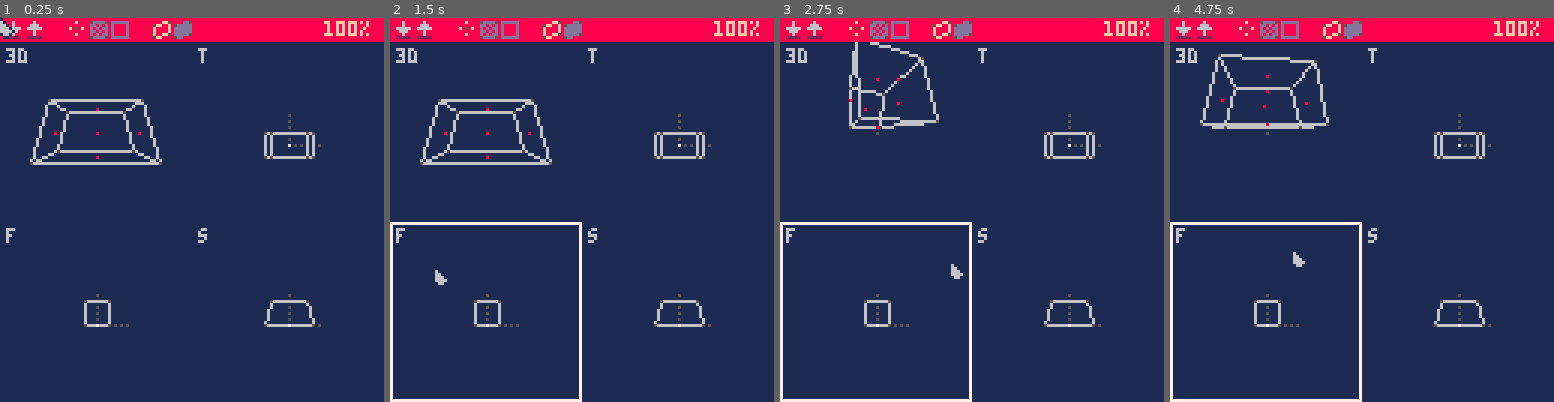
Above: before the commit, frames 1-4 (left to right).
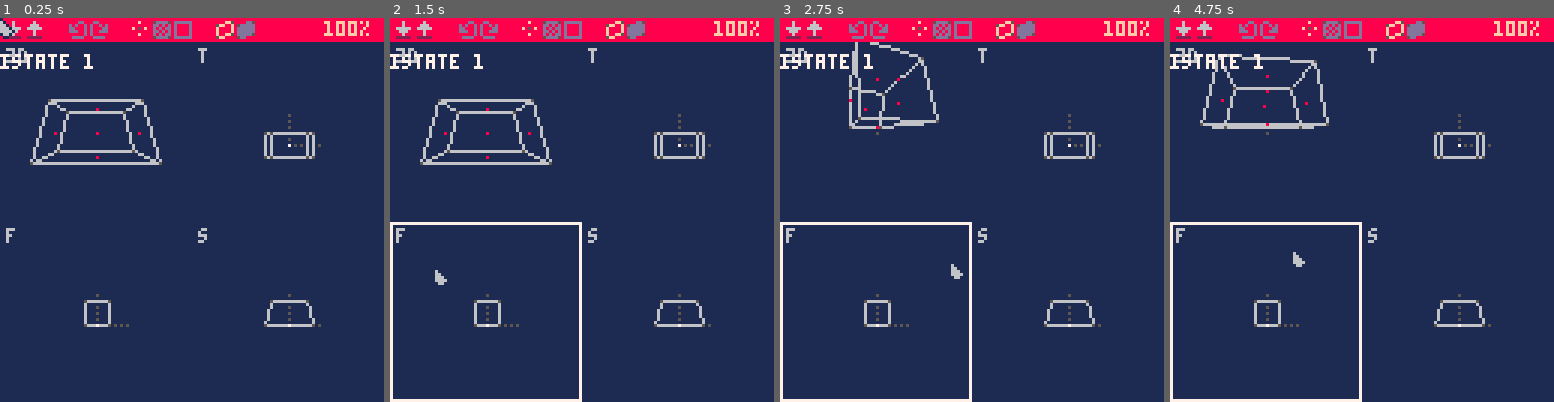
Above: after the commit, the same moments.

Repository: yourykiki/pico8
Game: PICO-8 cartridge mdl_edit.p8
Two runs of this game, one before a commit and one after it. Both use one fixed random seed, a clock stepped at 60 frames per second and the inputs below.
Inputs (mouse positions are in pixels of both pictures, inside the frame that each line leads up to):
- Up to frame 1 (0.25 s): no input
- Up to frame 2 (1.5 s): tap X (X key) at 0.33, 1.07 s; click (670, 121) at 0.67 s; tap O (Z key) at 0.7 s; click (436, 267) at 1.22 s
- Up to frame 3 (2.75 s): hold Right 1.6-2.1 s; tap O (Z key) at 1.7, 2.1, 2.5 s; click (887, 114) at 1.77 s; tap X (X key) at 1.85 s; hold Up 2.15-2.42 s; click (952, 259) at 2.32 s; hold Right from 2.47 s (still down)
- Up to frame 4 (4.75 s): click (1404, 106) at 2.87 s; tap O (Z key) every 0.4 s from 2.9 to 4.5 s; tap X (X key) at 2.97, 4.08 s; release Right at 3.03 s; hold Left 3.08-3.58 s; click (1465, 256) at 3.42 s; hold Down 3.63-3.97 s; click (1231, 102) at 3.97 s; hold Right 4.02-4.68 s; click (1292, 248) at 4.52 s; hold Up from 4.73 s (still down)

The runs differ from the first frame. In frame 1, 1.4% of the frame differs, in the area x 0-67%, y 0-14%; in frame 2, 1.4%; in frame 3, 1.4%; in frame 4, 1.4%.

Commit message:
heap sort and undo

Diff:
--- a/mdl_edit.p8
+++ b/mdl_edit.p8
@@ -4,12 +4,13 @@
 -- 3d model editor
 -- @yourykiki
 
+-- switch rotate in fullscreen
 -- rotate selection ?
--- shellsort ?
 -- copy each mdl state in stack
 -- draw grid matching temple rooms size
 
 -- c_3d on a sphere look at 0,0,0
+-- or moving camera
 
 local c_top,c_side,c_front,c_3d,
  mdl,mrk_mdl,c_current,ivrtx,
@@ -17,8 +18,8 @@
  inearvrtx,inearnormal,selface,
  newface
 local top,sid,fro,normals,
- normcnt,lastcol=
- {1,3},{1,2},{3,2},{},{},84
+ normcnt,lastcol,mdlstate,istate=
+ {1,3},{1,2},{3,2},{},{},84,{},0
 local v_up={0,1,0}
 
 --0 no selection
@@ -83,11 +84,13 @@
     ivrtx={}
     inearvrtx=nil
     updstate=us_noselect
+    pushmodel(mdl)
    end
  },
  { caption="dupl. selection",
    onclick=function()
     duplicate(ivrtx)
+    pushmodel(mdl)
    end
  }
 }
@@ -104,6 +107,7 @@
    onclick=function()
     add_face()
     updstate=us_noselect
+    pushmodel(mdl)
    end
  },
  { caption="cancel",
@@ -126,6 +130,7 @@
  c_3d.proj=proj3d
  -- load default model
  mdl=make_cube({0,0,0},0)
+ pushmodel(mdl)
  update_normals(mdl)
  mrk_mdl=make_marker()
  -- toolbar
@@ -255,6 +260,9 @@
     if (bu) vrtx[i][ax[2]]+=1
     if (bd) vrtx[i][ax[2]]-=1
    end
+   if bl or br or bu or db then
+    pushmodel(mdl)
+   end
   end,
   movedragselvrtx=function(self,dx,dy,vrtx)
    for i in all(ivrtx) do
@@ -338,6 +346,29 @@
    {icon=2,
     onclick=function()
      export(mdl)
+    end
+   },
+   {icon=6,onclick=noop},
+   {icon=9,
+    onclick=function()
+     if #mdlstate>1 then
+      mdl=pop_model()
+      reset_tool()
+     end
+    end,
+    tgl=function()
+     return #mdlstate>1
+    end
+   },
+   {icon=10,
+    onclick=function()
+     if istate<#mdlstate then
+      mdl=pop_model(1)
+      reset_tool()
+     end
+    end,
+    tgl=function()
+     return istate<#mdlstate
     end
    },
    {icon=6,onclick=noop},
@@ -455,10 +486,11 @@
   col=0x84,
   delface=false,
   colsel={},
+  colchange=false,
   actions={
    {icon=32,
     onclick=function()
-     del_face(selface)
+     del_face(selface,mdl)
      selface=nil
     end,
    },
@@ -474,6 +506,7 @@
   end,
   update=function(self,mx,my,mb,dw)
    --change color
+   self.colchange=false
    local y=128-self.h
    local colsel=self.colsel
    colsel[0],colsel[1]=nil,nil
@@ -495,6 +528,7 @@
       (self.col&0x0f)|(colsel[1]<<4)
     end
     lastcol=self.col
+    self.colchange=true
    end
   end,
   draw=function(self)
@@ -717,6 +751,7 @@
    --
    if mb&1==0 then
     mousemode=mm_point
+    pushmodel(mdl)
     return
    end
   end
@@ -756,9 +791,12 @@
 	-- inside colpick
  if selface and colpick:isinside(mx,my,mb) then
 	 colpick:update(mx,my,mb,dw)
-	 for v in all(selface) do
- 	 local poly=mdl.polys[v]
- 	 if (poly) poly[#poly]=colpick.col
+	 if colpick.colchange then
+	  for v in all(selface) do
+  	 local poly=mdl.polys[v]
+  	 if (poly) poly[#poly]=colpick.col
+  	end
+  	pushmodel(mdl)
  	end
 	 return
 	end
@@ -791,8 +829,7 @@
   end
 	elseif updstate==us_editface then
   update_focus(mx,my)
-	 -- apply color of color picker
-	 -- or delegate to it
+	 -- color handled by color picker
 	 if m_pressed(mb,1) then
 	  updstate=us_noselect
 	 end
@@ -840,6 +877,7 @@
   colpick:draw()
  end
  spr(0,stat(32)-1,stat(33)-1)
+ print("istate "..istate,0,12,7)
 end
 
 function draw_cam(cam)
@@ -1036,7 +1074,8 @@
 function draw_polys(vispolys,vrtx)
 
  -- sorting visible poly
- shellsort(vispolys)
+ --shellsort(vispolys)
+ heap_sort(vispolys)
 
  --light
  local lgt={1,-1,0}
@@ -1303,6 +1342,52 @@
   end
  end
 end
+
+-- morgan3d
+-- https://www.lexaloffle.com/bbs/?tid=2477
+function heap_sort(data)
+ local n=#data
+
+ for i=flr(n/2)+1,1,-1 do
+  local parent,value,m=i,data[i],i+i
+  local key=value.key
+
+  while m<=n do
+   if ((m<n) and (data[m+1].key>data[m].key)) m+=1
+   local mval=data[m]
+   if (key>mval.key) break
+   data[parent]=mval
+   parent=m
+   m+=m
+  end
+  data[parent]=value
+ end
+
+ for i=n,2,-1 do
+  local value = data[i]
+  data[i],data[1]=data[1],value
+
+  local parent,terminate,m=1,i-1,2
+  local key=value.key
+
+  while m<=terminate do
+   local mval=data[m]
+   local mkey=mval.key
+   if (m<terminate) and (data[m+1].key>mkey) then
+    m+=1
+    mval=data[m]
+    mkey=mval.key
+   end
+   if (key>mkey) break
+   data[parent]=mval
+   parent=m
+   m+=m
+  end
+
+  data[parent]=value
+ end
+end
+
 -->8
 --3d models
 local col1=0x54
@@ -1366,8 +1451,7 @@
 end
 -->8
 -- utils @yourykiki
-function noop()
-end
+function noop()end
 function add_all(a,b)
  for x in all(b) do
   add(a,x)
@@ -1719,8 +1801,9 @@
  -- from clipboard
  local past_str=stat(4)
  local _mdl=tbl_parse(past_str)
- export(_mdl)
+--export(_mdl)
  mdl=_mdl
+ pushmodel(mdl)
 end
 
 -- import
@@ -1803,9 +1886,7 @@
   del(othvrtx,iv)
  end
  --delete other vrtx
- printh(table_to_str(_mdl))
  del_vrtx(othvrtx,_mdl)
- printh(table_to_str(_mdl))
  local st_vrtx=#(mdl.vrtx)
  add_model(_mdl)
  local end_vrtx=#(mdl.vrtx)-1
@@ -1821,171 +1902,185 @@
  updstate=us_editvrtx
 end
 
-…(168 lines of a section not shown)…
+function pushmodel(mdl)
+ local nbstate=#mdlstate
+ while istate<#mdlstate do
+  mdlstate[#mdlstate]=nil
+ end
+ add(mdlstate,table_to_str(mdl))
+ istate=#mdlstate
+end
+
+function pop_model(z)
+ z=z and 1 or -1
+ istate=max(1,istate+z)
+ local str=mdlstate[istate]
+ return tbl_parse(str)
+end
+…(167 lines of a section not shown)…
Not shown, changed: 17 lines of the sprite sheet (__gfx__) section of mdl_edit.p8
